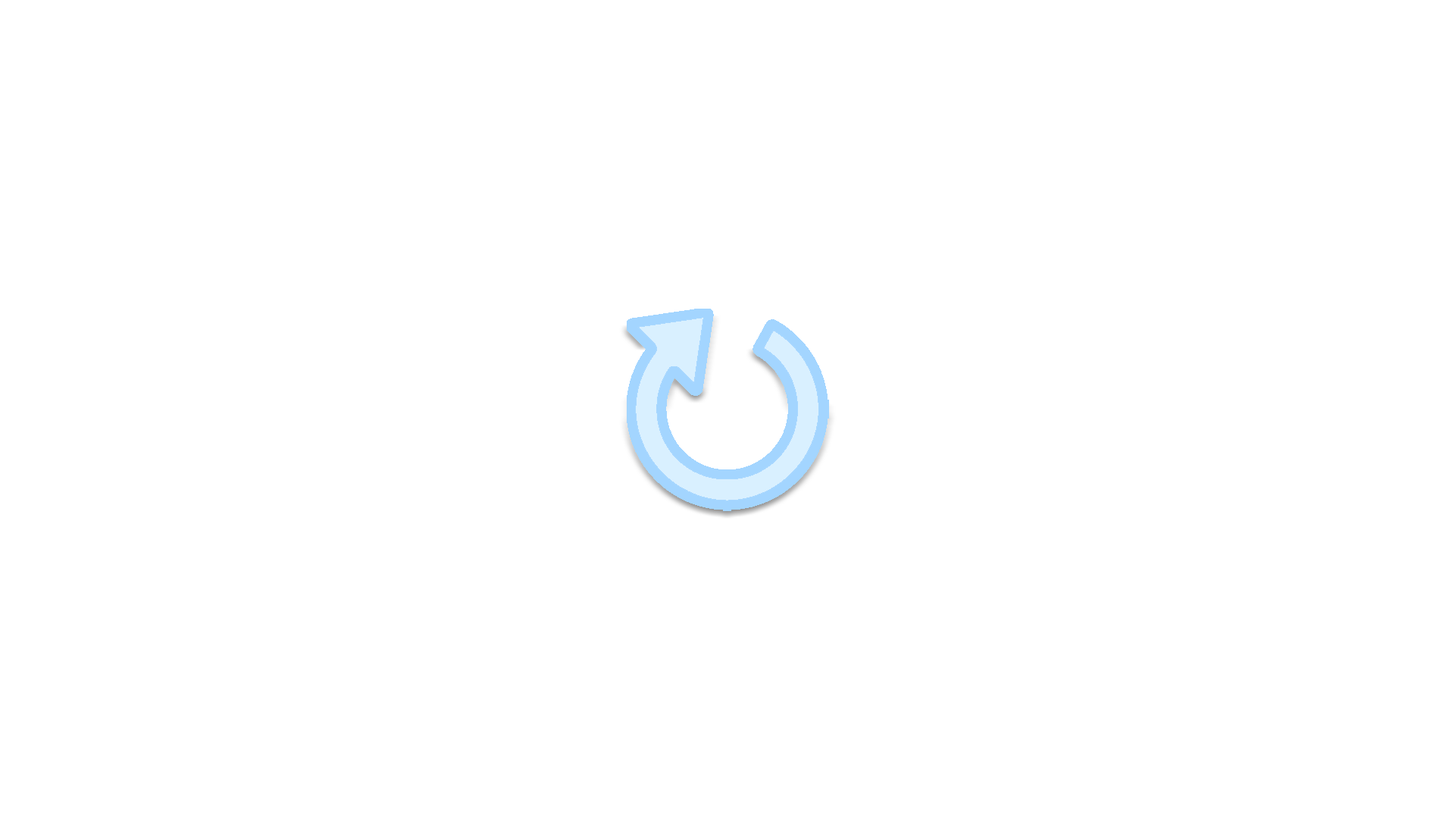
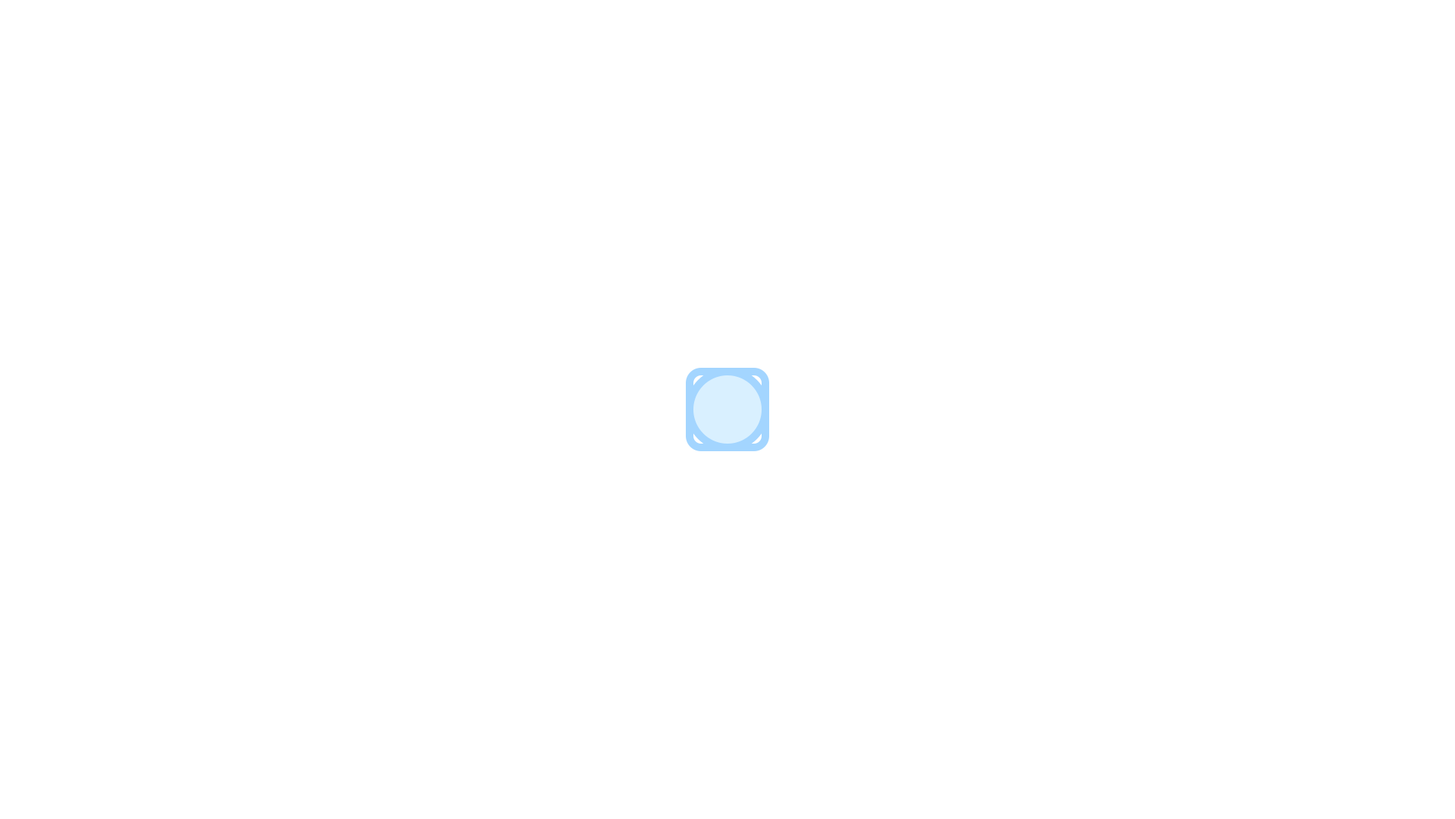
Revision of a layered 1455×819 image; what changed, layer by layer:
added layer "Knob" above "Slider" over (685, 367, 770, 452)
added layer "Slider" above "RestartButton" over (685, 367, 770, 452)
hid "RestartButton" over (626, 308, 830, 511)
